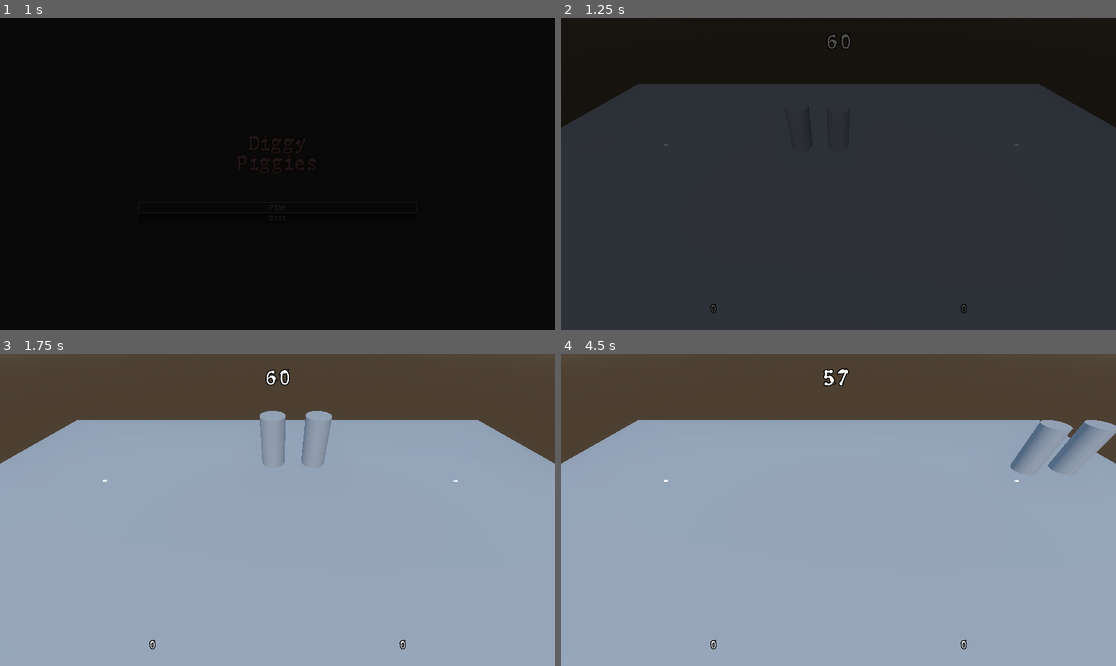
Above: before the commit, frames 1-4 (two rows, left to right).
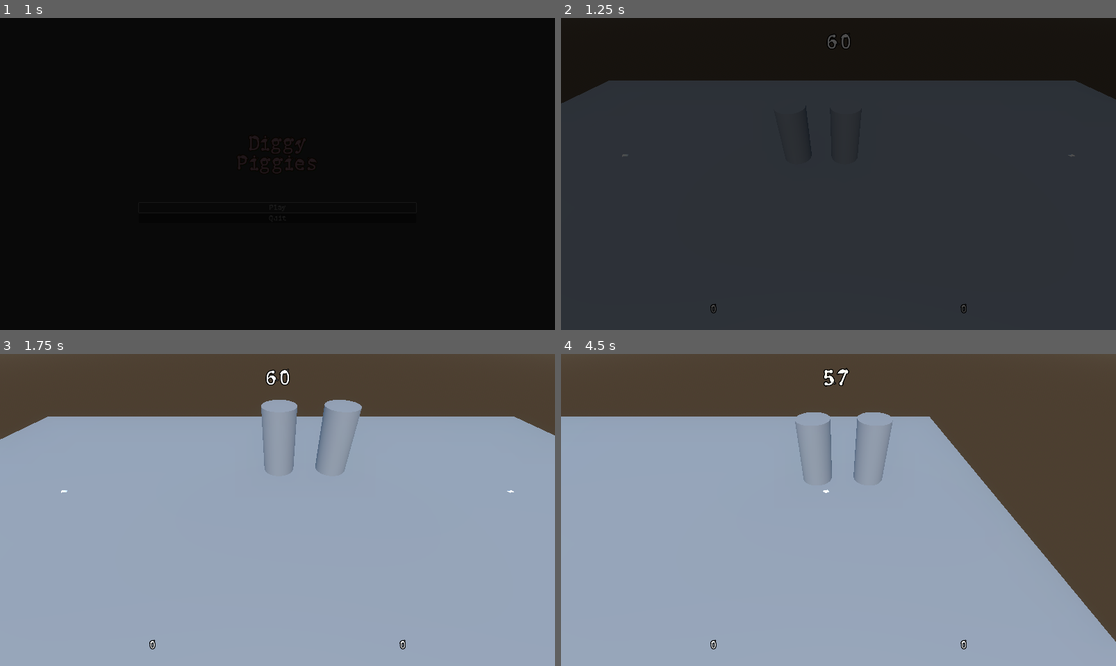
Above: after the commit, the same moments.

Repository: 80hdgames/GGJ-2023
Game: Godot game, scene res://Scenes/Start.tscn
Two runs of this game, one before a commit and one after it. Both use one fixed random seed, a clock stepped at 60 frames per second and the inputs below.
Inputs:
- Up to frame 1 (1 s): click "Play" at 0.5 s
- Up to frame 2 (1.25 s): no input
- Up to frame 3 (1.75 s): tap Enter (ui_accept) at 1.25, 1.52 s; hold Right (ui_right) from 1.28 s (still down); tap Shift (desktop1_boost) at 1.35 s
- Up to frame 4 (4.5 s): release Right (ui_right) at 2.03 s; hold Down (ui_down) 2.03-2.78 s; tap Shift (desktop1_boost) every 0.75 s from 2.1 to 4.35 s; tap Enter (ui_accept) at 2.27, 3.77 s; hold Right (ui_right) 2.78-3.53 s; hold Up (ui_up) 3.53-4.28 s; hold Left (ui_left) from 4.28 s (still down)

Frame 1 is identical in both runs. In frame 2, 2.5% of the frame differs, in the area x 0-100%, y 20-45%; in frame 3, 3.7%; in frame 4, 14%, in the area x 0-100%, y 18-93%.

Commit message:
Started a camera script, Menu sound edits, Quit scene
-trying out camera movement, adjusted FOV and position
-added a quit scene to smooth application close, and allow a pig sound
-menus make pig sounds
-GAme Over label flashes red when appearing
-misc tidies: node renaming
-updated project settings: project name and disabled some file type importing (should silence blender startup a warning)

Diff:
--- a/GGJ-2023-Project/Audio/SFX/ClipSets/MenuCancel.tres
+++ b/GGJ-2023-Project/Audio/SFX/ClipSets/MenuCancel.tres
@@ -1,13 +1,13 @@
 [gd_resource type="Resource" script_class="AudioClipSet" load_steps=3 format=3 uid="uid://bvkgy3x6yhs0h"]
 
-[ext_resource type="AudioStream" uid="uid://eouish3awg31" path="res://Audio/SFX/pong.wav" id="1_okw2m"]
+[ext_resource type="AudioStream" uid="uid://8dsfskdlvoil" path="res://Audio/SFX/Piggies/pig_squeal_01.wav" id="1_bce4f"]
 [ext_resource type="Script" path="res://Scripts/Audio/AudioClipSet.gd" id="2_k4jn0"]
 
 [resource]
 script = ExtResource("2_k4jn0")
-clips = [ExtResource("1_okw2m")]
+clips = [ExtResource("1_bce4f")]
 priority = 0
 volumeMultiplier = 0.5
 spatialMultiplier = 1.0
-pitchMultiplier = 1.0
+pitchMultiplier = 1.5
 pitchRandomness = 0.1
--- a/GGJ-2023-Project/Audio/SFX/ClipSets/MenuConfirm.tres
+++ b/GGJ-2023-Project/Audio/SFX/ClipSets/MenuConfirm.tres
@@ -1,13 +1,13 @@
 [gd_resource type="Resource" script_class="AudioClipSet" load_steps=3 format=3 uid="uid://gb1c61t54jyy"]
 
-[ext_resource type="AudioStream" uid="uid://cqa6uw4lb7yck" path="res://Audio/SFX/ping.wav" id="1_rqg5m"]
+[ext_resource type="AudioStream" uid="uid://8dsfskdlvoil" path="res://Audio/SFX/Piggies/pig_squeal_01.wav" id="1_fwyqi"]
 [ext_resource type="Script" path="res://Scripts/Audio/AudioClipSet.gd" id="2_lcrcp"]
 
 [resource]
 script = ExtResource("2_lcrcp")
-clips = [ExtResource("1_rqg5m")]
+clips = [ExtResource("1_fwyqi")]
 priority = 0
 volumeMultiplier = 0.5
 spatialMultiplier = 1.0
-pitchMultiplier = 2.0
+pitchMultiplier = 1.0
 pitchRandomness = 0.1
--- a/GGJ-2023-Project/Audio/SFX/ClipSets/MenuNavigate.tres
+++ b/GGJ-2023-Project/Audio/SFX/ClipSets/MenuNavigate.tres
@@ -1,13 +1,13 @@
 [gd_resource type="Resource" script_class="AudioClipSet" load_steps=3 format=3 uid="uid://cl7oa3un8s2h8"]
 
 [ext_resource type="Script" path="res://Scripts/Audio/AudioClipSet.gd" id="1_gjktf"]
-[ext_resource type="AudioStream" uid="uid://cqa6uw4lb7yck" path="res://Audio/SFX/ping.wav" id="1_st01o"]
+[ext_resource type="AudioStream" uid="uid://bjd8h1is0i0fb" path="res://Audio/SFX/Piggies/pig_grunts_05.wav" id="1_li4t1"]
 
 [resource]
 script = ExtResource("1_gjktf")
-clips = [ExtResource("1_st01o")]
+clips = [ExtResource("1_li4t1")]
 priority = 0
 volumeMultiplier = 0.25
 spatialMultiplier = 1.0
-pitchMultiplier = 3.0
+pitchMultiplier = 1.0
 pitchRandomness = 0.1
--- a/GGJ-2023-Project/Scenes/Game.tscn
+++ b/GGJ-2023-Project/Scenes/Game.tscn
@@ -1,8 +1,9 @@
-[gd_scene load_steps=12 format=3 uid="uid://m1clf7q8nrjd"]
+[gd_scene load_steps=13 format=3 uid="uid://m1clf7q8nrjd"]
 
 [ext_resource type="PackedScene" uid="uid://ba1ip7dc01xlf" path="res://Scenes/Prefabs/UI/HUDGame.tscn" id="1_ilrfp"]
 [ext_resource type="PackedScene" uid="uid://bou4ngtp43bpc" path="res://Scenes/Prefabs/Piggy.tscn" id="1_j5dkk"]
 [ext_resource type="PackedScene" uid="uid://b5kcutihe3ru8" path="res://Scenes/Prefabs/Sun.tscn" id="1_vrxkk"]
+[ext_resource type="PackedScene" uid="uid://dmf4flwhiuslt" path="res://Scenes/Prefabs/GameCamera.tscn" id="3_xv76c"]
 [ext_resource type="PackedScene" uid="uid://ccguwpdl7fqdl" path="res://Scenes/Prefabs/Potato.tscn" id="4_15uk7"]
 [ext_resource type="Script" path="res://Scripts/Audio/PlayMusic.gd" id="5_o0qro"]
 [ext_resource type="PackedScene" uid="uid://cf4v6hf24f6ip" path="res://Scenes/Prefabs/UI/FadeIn.tscn" id="6_v7mvj"]
@@ -48,9 +49,6 @@
 [node name="CollisionShape3D" type="CollisionShape3D" parent="StaticBody3D"]
 shape = SubResource("ConvexPolygonShape3D_y87sc")
 
-[node name="Camera3D" type="Camera3D" parent="."]
-transform = Transform3D(1, 0, 0, 0, 0.707107, 0.707107, 0, -0.707107, 0.707107, 0, 6, 8)
-
 [node name="Piggy" parent="." instance=ExtResource("1_j5dkk")]
 
 [node name="Piggy-2" parent="." instance=ExtResource("1_j5dkk")]
@@ -69,4 +67,6 @@
 script = ExtResource("5_o0qro")
 type = 0
 
-[node name="ColorRect" parent="." instance=ExtResource("6_v7mvj")]
+[node name="FadeIn" parent="." instance=ExtResource("6_v7mvj")]
+
+[node name="Camera3D" parent="." instance=ExtResource("3_xv76c")]
--- /dev/null
+++ b/GGJ-2023-Project/Scenes/Prefabs/GameCamera.tscn
@@ -0,0 +1,7 @@
+[gd_scene load_steps=2 format=3 uid="uid://dmf4flwhiuslt"]
+
+[ext_resource type="Script" path="res://Scripts/GameCamera.gd" id="1_8s7vn"]
+
+[node name="Camera3D" type="Camera3D"]
+transform = Transform3D(1, 0, 0, 0, 0.707107, 0.707107, 0, -0.707107, 0.707107, 0, 5, 6)
+script = ExtResource("1_8s7vn")
--- a/GGJ-2023-Project/Scenes/Prefabs/UI/FadeIn.tscn
+++ b/GGJ-2023-Project/Scenes/Prefabs/UI/FadeIn.tscn
@@ -2,7 +2,7 @@
 
 [ext_resource type="Script" path="res://Scripts/UI/UIFadeOut.gd" id="1"]
 
-[node name="ColorRect" type="ColorRect"]
+[node name="FadeIn" type="ColorRect"]
 visible = false
 anchors_preset = 15
 anchor_right = 1.0
--- /dev/null
+++ b/GGJ-2023-Project/Scenes/Quit.tscn
@@ -0,0 +1,12 @@
+[gd_scene load_steps=2 format=3 uid="uid://dkfpqwicxecf3"]
+
+[ext_resource type="Script" path="res://Scripts/Quit.gd" id="1_gx3au"]
+
+[node name="Quit" type="ColorRect"]
+anchors_preset = 15
+anchor_right = 1.0
+anchor_bottom = 1.0
+grow_horizontal = 2
+grow_vertical = 2
+color = Color(0, 0, 0, 1)
+script = ExtResource("1_gx3au")
--- /dev/null
+++ b/GGJ-2023-Project/Scripts/GameCamera.gd
@@ -0,0 +1,18 @@
+extends Camera3D
+
+const PLAYER_NODE_GROUP = Constants.PLAYER_NODE_GROUP
+const CAM_SPEED = 2.0
+const EXTENTS = 5.0
+
+@onready var _players :Array = get_tree().get_nodes_in_group(PLAYER_NODE_GROUP)
+
+
+func _physics_process(_delta):
+	var averagePos :Vector3 = Vector3.ZERO
+	for p in _players:
+		averagePos += p.global_transform.origin
+	averagePos /= _players.size()
+
+#	look_at(averagePos)
+	global_position.x = lerp(global_position.x, averagePos.x, CAM_SPEED * _delta)
+#	global_position.x = clamp(global_position.x, -EXTENTS, EXTENTS)
--- /dev/null
+++ b/GGJ-2023-Project/Scripts/Quit.gd
@@ -0,0 +1,4 @@
+extends Node
+
+func _ready():
+	get_tree().quit()
--- a/GGJ-2023-Project/Scripts/UI/Buttons/QuitButton.gd
+++ b/GGJ-2023-Project/Scripts/UI/Buttons/QuitButton.gd
@@ -5,4 +5,5 @@
 
 func _pressed():
 	SfxManager.enqueue2d(SoundType.MenuCancel)
-	get_tree().quit()
+	SceneManager.go_to("res://Scenes/Quit.tscn")
+	#get_tree().quit()
--- a/GGJ-2023-Project/Scripts/UI/HUDGame.gd
+++ b/GGJ-2023-Project/Scripts/UI/HUDGame.gd
@@ -7,6 +7,7 @@
 var playerHudLookup :Dictionary = {}
 @onready var hudParent = $Margin/HBoxContainer
 @onready var gameOverLabel = $Margin/GameOverLabel
+
 
 func _ready():
 	gameOverLabel.hide()
@@ -29,4 +30,7 @@
 func game_over():
 	SfxManager.enqueue2d(SoundType.GameOver)
 	print("GAME OVER!")
+	gameOverLabel.self_modulate = Color.RED
 	gameOverLabel.show()
+	var tween = create_tween()
+	tween.tween_property(gameOverLabel, "self_modulate", Color.WHITE, 0.5)
--- a/GGJ-2023-Project/project.godot
+++ b/GGJ-2023-Project/project.godot
@@ -10,7 +10,7 @@
 
 [application]
 
-config/name="GGJ-2023-Project"
+config/name="Diggy Piggies"
 run/main_scene="res://Scenes/Start.tscn"
 config/features=PackedStringArray("4.0", "Forward Plus")
 config/icon="res://Icon.svg"
@@ -34,6 +34,11 @@
 
 naming/node_name_num_separator=3
 naming/scene_name_casing=1
+
+[filesystem]
+
+import/blender/enabled=false
+import/fbx/enabled=false
 
 [gui]
 
